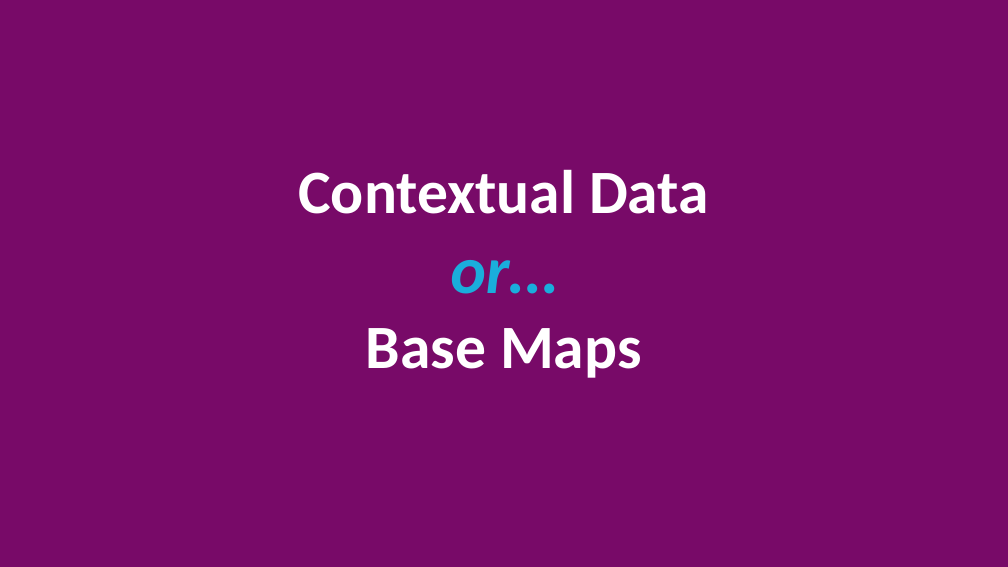
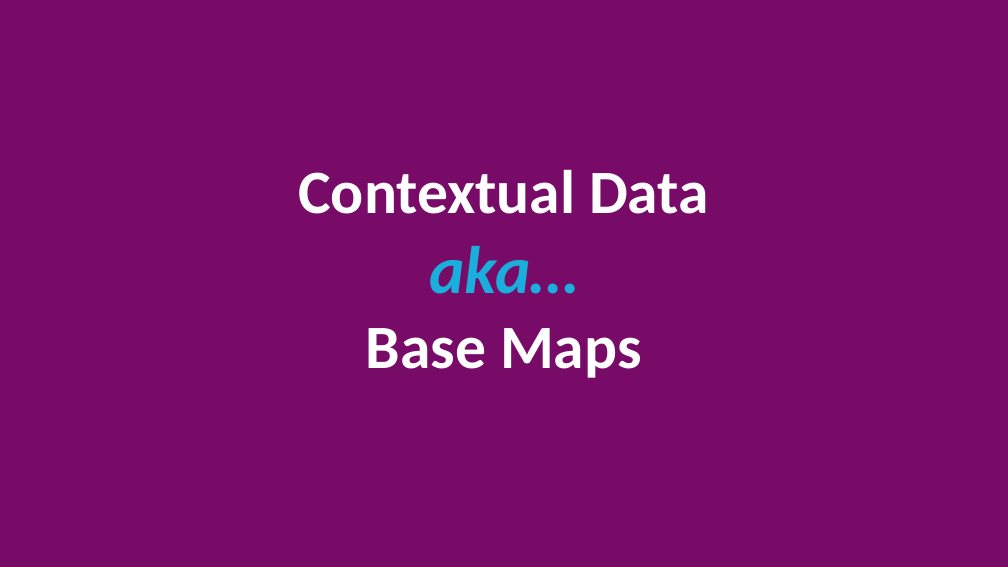
Before and after one commit to willbreitkreutz/web_mapping_workshop, a slide deck: slide 7 of presentation/Introduction to Web Mapping.pptx. Drawn at 1008x567 pixels with LibreOffice and Linux fonts; fonts in the diff are those of the drawing. Boxes give left, top, right and bottom in pixels: in the first picture for what was removed or moved away, otherwise in the second. Text is boxed around its words. In the diff, an @@ line names an element or a change of style, - is before the commit and + after.

Commit message:
make changes to presentation

```diff
--- a/presentation/Introduction to Web Mapping.pptx
+++ b/presentation/Introduction to Web Mapping.pptx
@@ title at bbox=[298, 169, 709, 378]: text changed @@
-Contextual Data
-or…
-Base Maps
+Contextual Data
+aka…
+Base Maps
```
Also in this commit, not shown: 3 slides added.
